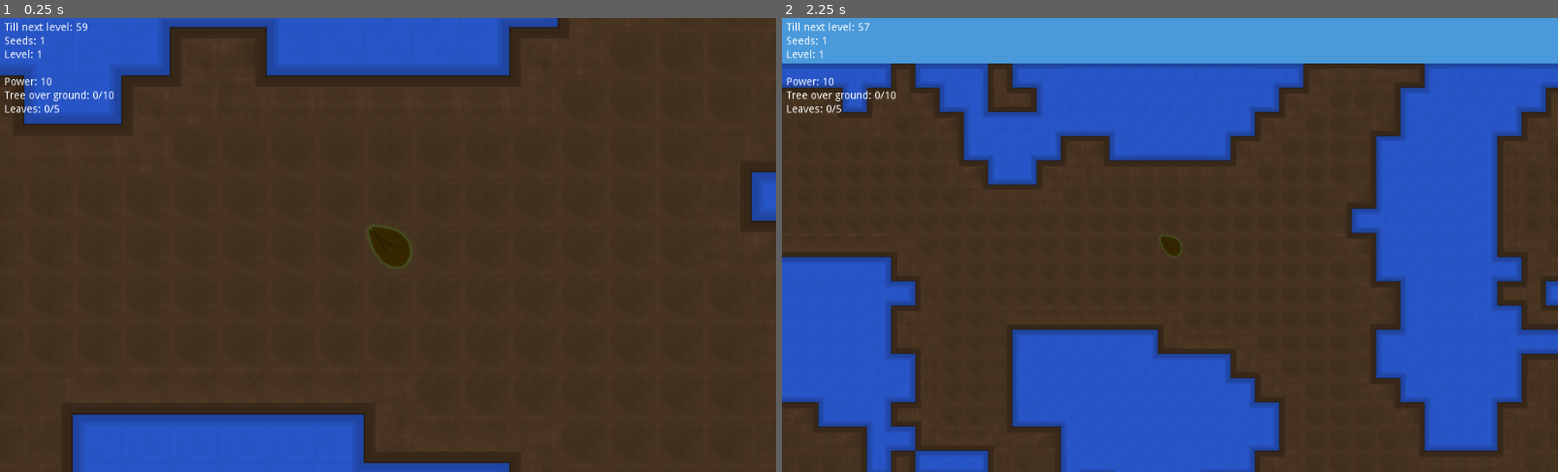
Above: before the commit, frames 1-2 (left to right).
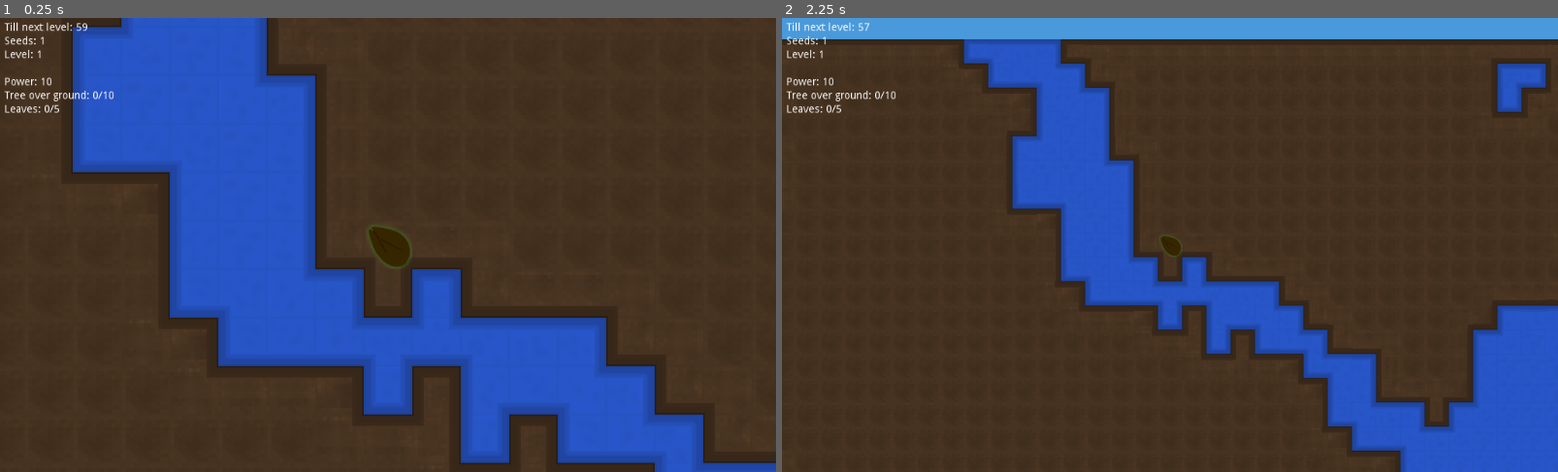
Above: after the commit, the same moments.

Repository: BigAwesome/SpringJam2D
Game: Godot game, scene res://scenes/game.tscn
The game is run twice, just before and just after one commit, with the same random seed, the same clock (stepped at 60 frames per second) and the same inputs.
Inputs (mouse positions are in pixels of both pictures, inside the frame that each line leads up to):
- Up to frame 1 (0.25 s): no input
- Up to frame 2 (2.25 s): tap Enter at 0.5, 2 s; move the mouse to (1340, 222) at 0.52 s; press the mouse at (1340, 222) at 0.53 s; tap Space at 1.25 s; move the mouse to (1014, 267) at 1.27 s; release the mouse at (1014, 267) at 1.28 s; right-click (1014, 267) at 1.35 s; click (1014, 267) at 1.42 s; move the mouse to (1247, 145) at 2.02 s; tap Mouse wheel down (mouse_wheel_down) at 2.1 s; click (1247, 145) at 2.17 s

The runs differ from the first frame. In frame 1, 40% of the frame differs, in the area x 0-100%, y 0-100%; in frame 2, 52%, in the area x 0-100%, y 4-100%.

Commit message:
reworked map and added win condition skip

Diff:
--- a/scripts/game.gd
+++ b/scripts/game.gd
@@ -20,7 +20,9 @@
 func _process(_delta):
 	if(!Score.game_paused):
 		_loose_game(true)
-		if(Score.get_tick_till_next_level() <= 0):
+		var tree_height = Score.get_owned()[Score.get_tile("air")]
+		var tree_leaves = Score.get_owned()[Score.get_tile("leaves_pink")] + Score.get_owned()[Score.get_tile("leaves_green")]
+		if(Score.get_tick_till_next_level() <= 0 or tree_height >= win_tree_height and tree_leaves >= win_tree_leaves):
 			_next_level()
 
 func _next_level():
--- a/scripts/map.gd
+++ b/scripts/map.gd
@@ -2,9 +2,9 @@
 
 
 # Declare member variables here. Examples:
-export var width = 80
-export var height = 80
-#export var difficulty = [20, 80, 0.2] # -1 to 1
+export var width = 100
+export var height = 100
+export var difficulty = [-0.2, 0.4, 1] # -1 to 1
 onready var tile_map = get_node("LevelMap")
 var _tiles = [] setget set_tiles, get_tiles
 
@@ -16,17 +16,18 @@
 
 func _generate():
 	var noise = OpenSimplexNoise.new()
+	randomize()
+	noise.set_seed(randi() % 1000000)
 	noise.octaves = 6
 	noise.period = 10
-	randomize()
 	var i = 0
 	for x in range(width):
 		for y in range(height):
 			var type = noise.get_noise_2d(x,y)
 			#if statement to impletment difficulty into tiles
-			if(type <= -0.01):
+			if(type <= difficulty[0]):
 				type = Score.get_tile("water")
-			elif(type <= 0.5):
+			elif(type <= difficulty[1]):
 				type = Score.get_tile("dirt")
 			else:
 				type = Score.get_tile("rock")
--- a/scripts/score.gd
+++ b/scripts/score.gd
@@ -65,7 +65,7 @@
 	ticks_till_next_level = value
 func reset():
 	tick_delta = 0
-	set_tick_till_next_level(base_ticks_till_next_level * get_level())
+	set_tick_till_next_level(base_ticks_till_next_level* map.height / 100 * get_level())
 	_player_points._reset()
 	_player_points.tick_update()
 	game_paused = false
